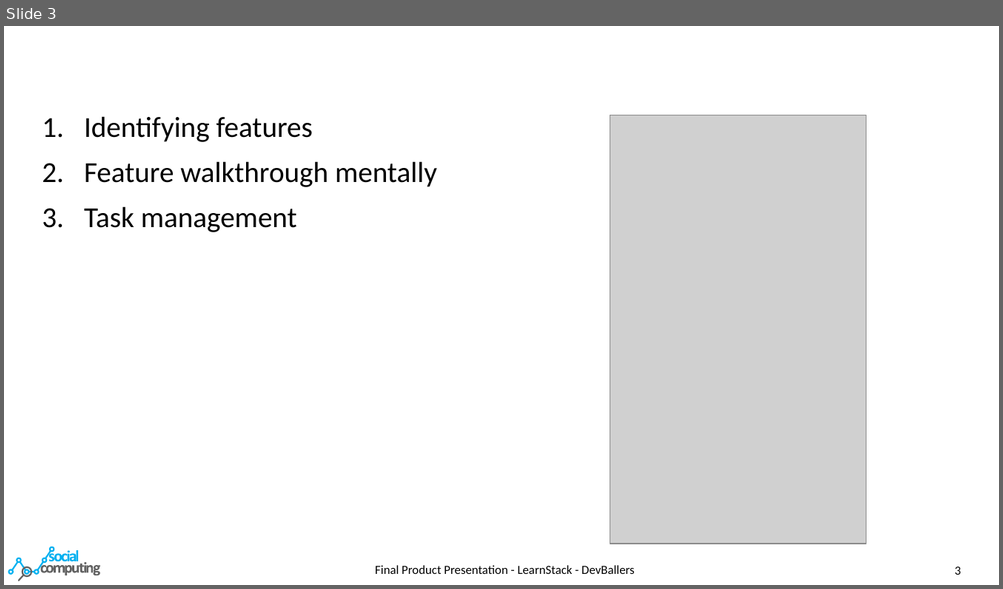
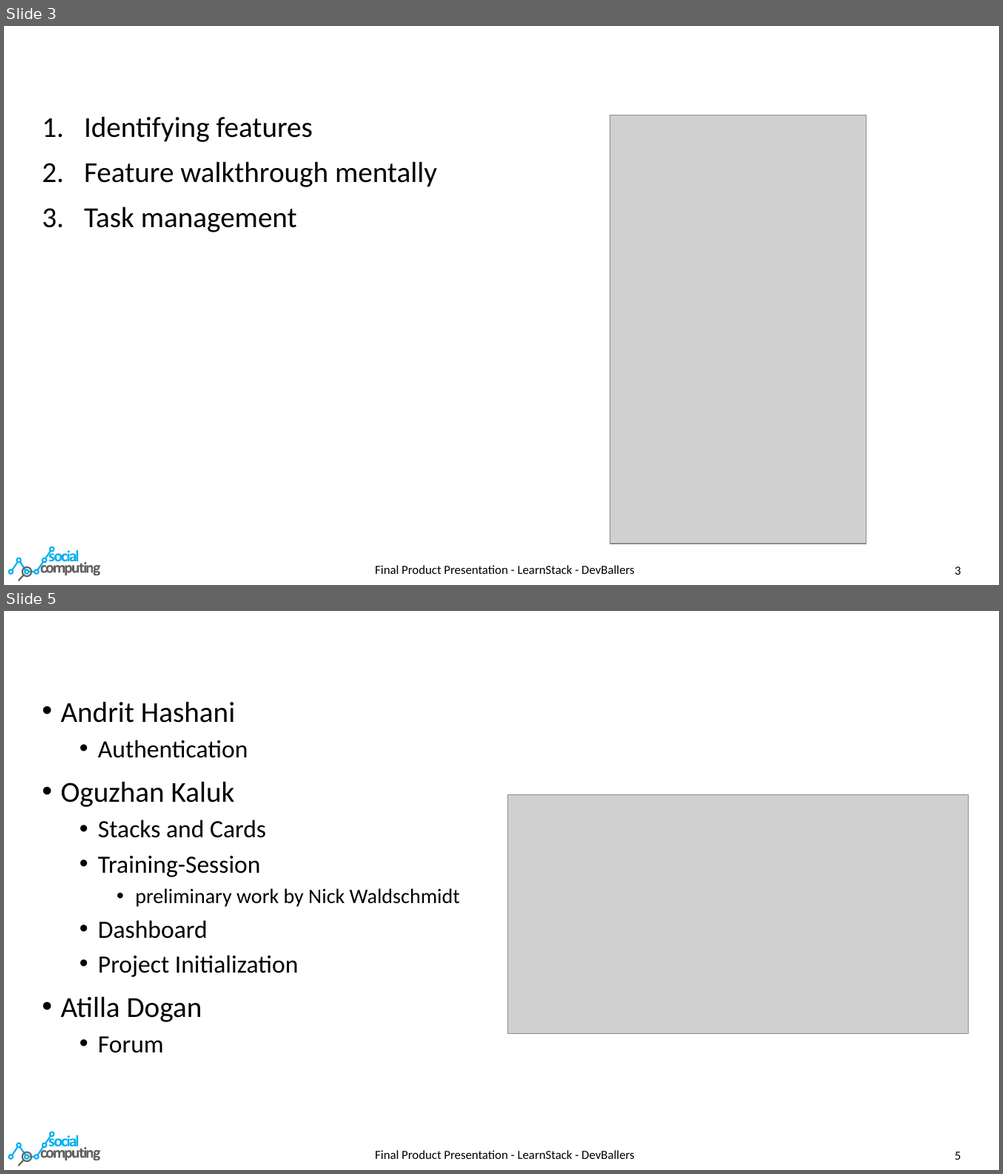
Before and after one commit to maj1n167/ude-wt-project, a slide deck: artifacts/devballers_final.pptx. Shown one above the other, each under a label of ours: slide 3 before the commit, slides 3 and 5 after it; the slides between them are not shown. The pictures are 1003x589 and 1003x1174 pixels, drawn with LibreOffice and Linux fonts; fonts in the diff are those of the drawing; grey boxes stand for pictures; background and template pictures are left out. Boxes give left, top, right and bottom in pixels: in the first picture for what was removed or moved away, otherwise in the second. Text is boxed around its words. In the diff, an @@ line names an element or a change of style, - is before the commit and + after.

```diff
--- a/artifacts/devballers_final.pptx
+++ b/artifacts/devballers_final.pptx
@@ slide 5 added at [4,611,999,1170], background #FFFFFF; not listed: 30 template elements that a slide beside it also shows @@
@@ title added at [34,611,968,664], 40 pt, text #FFFFFF @@
+Contribution
@@ text added at [61,701,460,1054], 24 pt, text #000000 @@
+• Andrit Hashani
+  • Authentication
+• Oguzhan Kaluk
+  • Stacks and Cards
+  • Training-Session
+    • preliminary work by Nick Waldschmidt
+  • Dashboard
+  • Project Initialization
+• Atilla Dogan
+  • Forum
@@ picture added at [508,795,968,1034] @@
@@ text added at [375,1150,634,1159], 12 pt, text #000000 @@
+Final Product Presentation - LearnStack - DevBallers
@@ page number added at [954,1152,960,1160], 12 pt, text #000000 @@
+5
```
Also in this commit, not shown: 1 slide changed, 1 other slide added.
